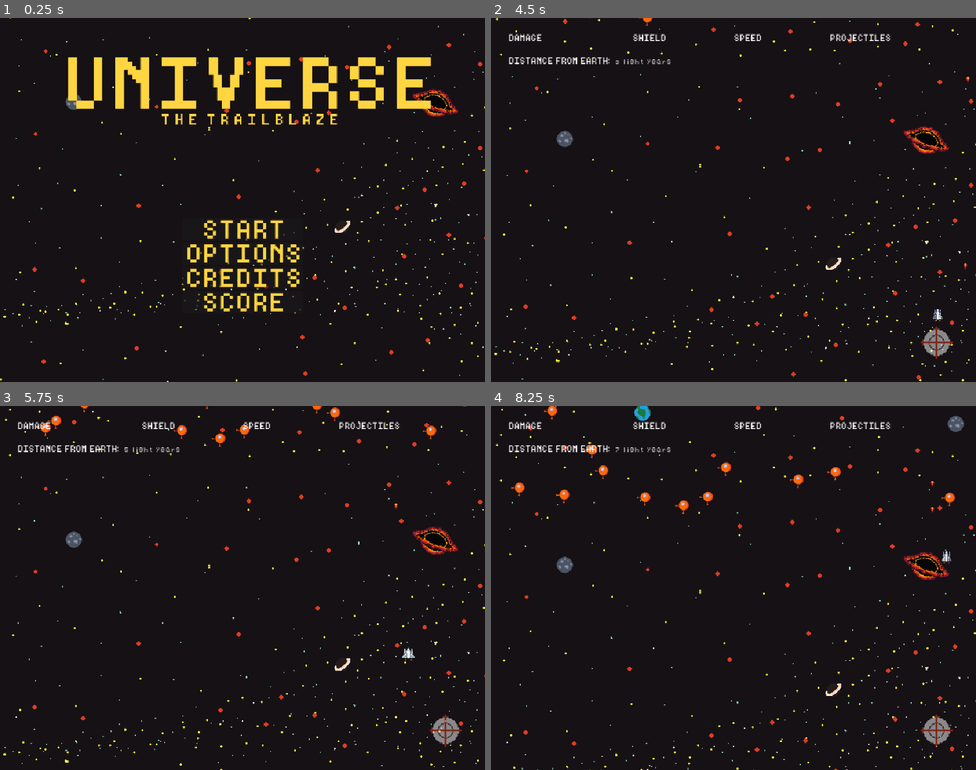
Above: before the commit, frames 1-4 (two rows, left to right).
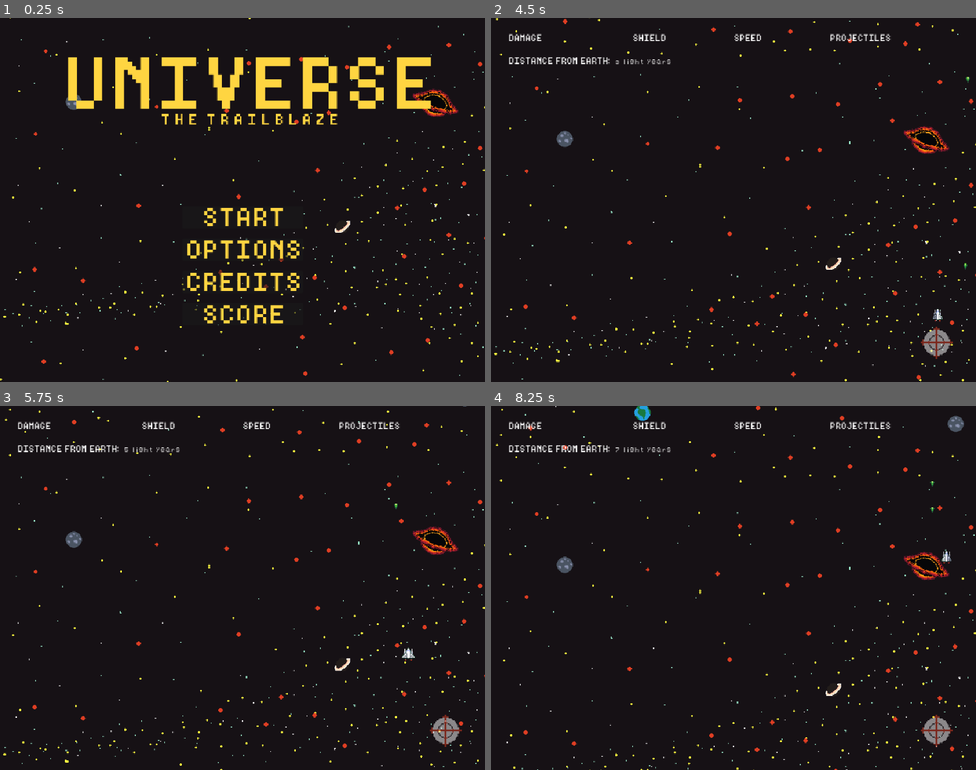
Above: after the commit, the same moments.

Repository: raysilent7/trailblazers
Game: Godot game, scene res://scenes/menu.tscn
Two runs of this game, one before a commit and one after it. Both use one fixed random seed, a clock stepped at 60 frames per second and the inputs below. Sound files missing from this copy of the repository are replaced by a short silence.
Inputs (mouse positions are in pixels of both pictures, inside the frame that each line leads up to):
- Up to frame 1 (0.25 s): no input
- Up to frame 2 (4.5 s): click "START" at 0.5 s; move the mouse to (840, 181) at 1.27 s; hold D (right) 1.28-2 s; hold Space (shoot) 1.28-2 s; click (840, 181) at 1.42 s; drag from (636, 218) to (820, 305) at 2.02 s; move the mouse to (782, 119) at 2.77 s; hold D (right) 2.78-3.5 s; hold Space (shoot) 2.78-3.5 s; drag from (709, 272) to (966, 283) at 3.52 s; move the mouse to (879, 254) at 4.27 s; hold A (left) from 4.28 s (still down); hold Space (shoot) from 4.28 s (still down)
- Up to frame 3 (5.75 s): release A (left) at 5 s; release Space (shoot) at 5 s; drag from (97, 533) to (480, 409) at 5.02 s
- Up to frame 4 (8.25 s): move the mouse to (757, 588) at 5.77 s; hold S (down) 5.78-6.5 s; hold Space (shoot) 5.78-6.5 s; click (757, 588) at 5.92 s; drag from (660, 497) to (636, 424) at 6.52 s; move the mouse to (840, 569) at 7.27 s; hold W (up) 7.28-8 s; hold Space (shoot) 7.28-8 s; drag from (636, 606) to (583, 464) at 8.02 s

The runs differ from the first frame. In frame 1, 2.6% of the frame differs, in the area x 37-62%, y 52-85%; in frame 2, less than 0.1%; in frame 3, 0.4%; in frame 4, 0.7%.
Error after the commit: Invalid call. Nonexistent function 'instantiate' in base 'Nil'. (res://scripts/enemySpawner.gd:37)

Commit message:
adicionando novo inimigo: shooter
adicionando novo inimigo Shooter. Esse inimigo fica sempre na tela tentando acertar o jogador com disparos, diferente dos demais que descem e somem.

Diff:
--- a/project.godot
+++ b/project.godot
@@ -26,6 +26,10 @@
 window/size/viewport_height=720
 window/stretch/mode="canvas_items"
 window/stretch/aspect="ignore"
+
+[global_group]
+
+enemy=""
 
 [input]
 
--- a/scenes/bullet.tscn
+++ b/scenes/bullet.tscn
@@ -17,4 +17,4 @@
 [node name="bulletCollision" type="CollisionShape2D" parent="bullet" unique_id=298113611]
 shape = SubResource("RectangleShape2D_y25gk")
 
-[connection signal="area_entered" from="bullet" to="bullet" method="onAreaEntered"]
+[connection signal="body_entered" from="bullet" to="bullet" method="onBodyEntered"]
--- a/scenes/menu.tscn
+++ b/scenes/menu.tscn
@@ -59,6 +59,7 @@
 offset_bottom = 152.0
 grow_horizontal = 2
 grow_vertical = 2
+theme_override_constants/separation = 20
 alignment = 1
 
 [node name="start" type="Button" parent="buttons" unique_id=641089109]
--- a/scenes/player.tscn
+++ b/scenes/player.tscn
@@ -155,7 +155,7 @@
 [node name="player" type="Node2D" unique_id=1396747313]
 process_mode = 3
 
-[node name="shipBody" type="CharacterBody2D" parent="." unique_id=248429109]
+[node name="shipBody" type="CharacterBody2D" parent="." unique_id=248429109 groups=["player"]]
 script = ExtResource("1_g2els")
 
 [node name="shipCollision" type="CollisionShape2D" parent="shipBody" unique_id=1090178142]
--- /dev/null
+++ b/scenes/playerBullet.tscn
@@ -0,0 +1,20 @@
+[gd_scene format=3 uid="uid://b0llvbryr7wxn"]
+
+[ext_resource type="Script" uid="uid://cjs300fr7dqjh" path="res://scripts/playerBullet.gd" id="1_0bmj1"]
+[ext_resource type="Texture2D" uid="uid://dypfw8xevqqo1" path="res://assets/images/player bullet.png" id="2_teg3x"]
+
+[sub_resource type="RectangleShape2D" id="RectangleShape2D_eh6hj"]
+size = Vector2(2, 2)
+
+[node name="PlayerBullet" type="Node2D" unique_id=1442330355]
+
+[node name="bullet" type="Area2D" parent="." unique_id=1350545568 groups=["playerBullet"]]
+script = ExtResource("1_0bmj1")
+
+[node name="bulletSpr" type="Sprite2D" parent="bullet" unique_id=2121936808]
+texture = ExtResource("2_teg3x")
+
+[node name="bulletCollision" type="CollisionShape2D" parent="bullet" unique_id=1664308892]
+shape = SubResource("RectangleShape2D_eh6hj")
+
+[connection signal="area_entered" from="bullet" to="bullet" method="onAreaEntered"]
--- /dev/null
+++ b/scenes/shooterEnemy.tscn
@@ -0,0 +1,27 @@
+[gd_scene format=3 uid="uid://yakna6gqr1pg"]
+
+[ext_resource type="Texture2D" uid="uid://bier7t2usemq6" path="res://assets/images/shooter.png" id="1_361bg"]
+[ext_resource type="Script" uid="uid://c8g5chked7wuw" path="res://scripts/shooter.gd" id="1_w4gdk"]
+
+[sub_resource type="CapsuleShape2D" id="CapsuleShape2D_w4gdk"]
+radius = 9.0
+height = 24.0
+
+[node name="Enemy" type="Node2D" unique_id=790581067 groups=["enemy"]]
+
+[node name="enemy" type="Area2D" parent="." unique_id=590729499 groups=["enemy"]]
+script = ExtResource("1_w4gdk")
+
+[node name="enemySpr" type="Sprite2D" parent="enemy" unique_id=346624132]
+texture = ExtResource("1_361bg")
+
+[node name="enemyCollision" type="CollisionShape2D" parent="enemy" unique_id=1589525974]
+rotation = 1.5707964
+shape = SubResource("CapsuleShape2D_w4gdk")
+
+[node name="fireRate" type="Timer" parent="enemy" unique_id=1087025883]
+wait_time = 1.5
+
+[connection signal="area_entered" from="enemy" to="enemy" method="onAreaEntered"]
+[connection signal="body_entered" from="enemy" to="enemy" method="onBodyEntered"]
+[connection signal="timeout" from="enemy/fireRate" to="enemy" method="onFireRateTimeout"]
--- a/scripts/GameState.gd
+++ b/scripts/GameState.gd
@@ -14,12 +14,13 @@
 #erratic
 #zigZag
 #charger
+#shooter
 
 #Waves config
 var waves: Dictionary = {
 	1: {
 		"qty": 20,
-		"entity": "zigZag"
+		"entity": "sigZag"
 	},
 	2: {
 		"qty": 10,
@@ -30,8 +31,8 @@
 		"entity": "erratic"
 	},
 	4: {
-		"qty": 15,
-		"entity": "charger"
+		"qty": 5,
+		"entity": "shooter"
 	},
 	5: {
 		"qty": 2,
@@ -50,20 +51,20 @@
 		"entity": "charger"
 	},
 	9: {
-		"qty": 50,
-		"entity": "erratic"
+		"qty": 10,
+		"entity": "shooter"
 	},
 	10: {
 		"qty": 50,
 		"entity": "zigZag"
 	},
 	11: {
-		"qty": 60,
-		"entity": "zigZag"
+		"qty": 30,
+		"entity": "charger"
 	},
 	12: {
-		"qty": 1,
-		"entity": "pixelHole"
+		"qty": 15,
+		"entity": "shooter"
 	},
 	13: {
 		"qty": 1,
@@ -74,7 +75,7 @@
 		"entity": "star"
 	},
 	15: {
-		"qty": 30,
+		"qty": 35,
 		"entity": "charger"
 	},
 	16: {
--- a/scripts/bullet.gd
+++ b/scripts/bullet.gd
@@ -3,10 +3,11 @@
 var speed: float = 400.0
 
 func _process(delta: float) -> void:
-	position.y -= speed * delta
-	if position.y < -1000:
+	global_position.y += speed * delta
+	if global_position.y > 725:
 		queue_free()
 
-func onAreaEntered(area: Area2D) -> void:
-	if area.is_in_group("enemy"):
+func onBodyEntered(body: Node2D) -> void:
+	if body.is_in_group("player"):
+		get_tree().current_scene.player.takeHit()
 		queue_free()
--- a/scripts/enemy.gd
+++ b/scripts/enemy.gd
@@ -8,7 +8,7 @@
 	mainScene = get_tree().current_scene
 
 func _process(delta: float) -> void:
-	position.y += GameState.speedY * delta
+	global_position.y += GameState.speedY * delta
 	if global_position.y > 750:
 		GameState.totalEnemies -= 1
 		if GameState.totalEnemies <= 0:
@@ -22,7 +22,9 @@
 		takeHit()
 
 func onAreaEntered(area: Area2D) -> void:
-	if area.is_in_group("bullet"):
+	print("aconteci")
+	if area.is_in_group("playerBullet"):
+		print("aconteci 2")
 		takeHit()
 
 func takeHit():
--- a/scripts/enemyErratic.gd
+++ b/scripts/enemyErratic.gd
@@ -6,8 +6,8 @@
 var timeToChange := 0.0
 
 func _ready() -> void:
+	super._ready()
 	pickNewDirection()
-	mainScene = get_tree().current_scene
 
 func pickNewDirection():
 	dir = randi_range(-1, 1)
--- a/scripts/enemySpawner.gd
+++ b/scripts/enemySpawner.gd
@@ -8,7 +8,8 @@
 	"star": preload("res://scenes/star.tscn"),
 	"erratic": preload("res://scenes/enemyErratic.tscn"),
 	"zigZag": preload("res://scenes/enemyZigZag.tscn"),
-	"charger": preload("res://scenes/enemyCharger.tscn")
+	"charger": preload("res://scenes/enemyCharger.tscn"),
+	"shooter": preload("res://scenes/shooterEnemy.tscn")
 }
 
 var waveCounter: int = 0
--- a/scripts/enemyZigZag.gd
+++ b/scripts/enemyZigZag.gd
@@ -6,8 +6,8 @@
 var time: float = 0.0
 
 func _ready() -> void:
+	super._ready()
 	dir = [-1, 1].pick_random()
-	mainScene = get_tree().current_scene
 
 func _process(delta: float) -> void:
 	time += delta
--- a/scripts/mobileJoystick.gd
+++ b/scripts/mobileJoystick.gd
@@ -1,6 +1,6 @@
 extends Node2D
 
-var radius := 100.0
+var radius := 80.0
 var touchId := -1
 var output := Vector2.ZERO
 
--- a/scripts/player.gd
+++ b/scripts/player.gd
@@ -4,8 +4,8 @@
 @onready var shield: Sprite2D = $shield
 @onready var hud: CanvasLayer = $"../../HUD"
 @onready var joystick: Node2D = $"../../HUD/joystick"
+var bulletScene: PackedScene = preload("res://scenes/playerBullet.tscn")
 
-var bulletScene: PackedScene = preload("res://scenes/bullet.tscn")
 var baseSpeed: float = 300.0
 var baseProjectiles: int = 1
 var baseShieldHits: int = 0
@@ -78,9 +78,9 @@
 
 	for i in currentProjectiles:
 		var offset = (i - (currentProjectiles - 1) / 2.0) * spread
-		var b = bulletScene.instantiate()
-		b.global_position = global_position + Vector2(offset, -20)
-		get_tree().current_scene.add_child(b)
+		var bullet = bulletScene.instantiate()
+		bullet.global_position = global_position + Vector2(offset, -20)
+		get_tree().current_scene.add_child(bullet)
 
 func takeHit():
 	if currentShieldHits > 0:
--- /dev/null
+++ b/scripts/playerBullet.gd
@@ -0,0 +1,12 @@
+extends Area2D
+
+var speed: float = 400.0
+
+func _process(delta: float) -> void:
+	global_position.y -= speed * delta
+	if global_position.y < 0:
+		queue_free()
+
+func onAreaEntered(area: Area2D) -> void:
+	if area.is_in_group("enemy"):
+		queue_free()
--- /dev/null
+++ b/scripts/shooter.gd
@@ -0,0 +1,36 @@
+extends "res://scripts/enemy.gd"
+
+var bulletScene: PackedScene = preload("res://scenes/bullet.tscn")
+
+var targetY: float = 300.0
+var moveSpeed: float = 80.0
+var player: Node2D = null
+var reachedTarget: bool = false
+
+func _ready() -> void:
+	super._ready()
+	player = get_tree().current_scene.player
+	$fireRate.start()
+
+func _process(delta: float) -> void:
+	if not reachedTarget:
+		global_position.y += 120.0 * delta
+		if global_position.y >= targetY:
+			reachedTarget = true
+	else:
+		followPlayer(delta)
+
+func followPlayer(delta: float):
+	if player == null:
+		return
+	var dir: float = sign(player.global_position.x - global_position.x)
+	global_position.x += dir * moveSpeed * delta
+
+func onFireRateTimeout():
+	shoot()
+
+func shoot():
+	Audio.playShoot()
+	var bullet = bulletScene.instantiate()
+	bullet.global_position = global_position
+	get_tree().current_scene.add_child(bullet)
Binary file added: assets/images/player bullet.png
Not shown, added: assets/images/player bullet.png.import
Not shown, changed: export_presets.cfg
Not shown, added: scripts/playerBullet.gd.uid
Not shown, added: scripts/shooter.gd.uid
